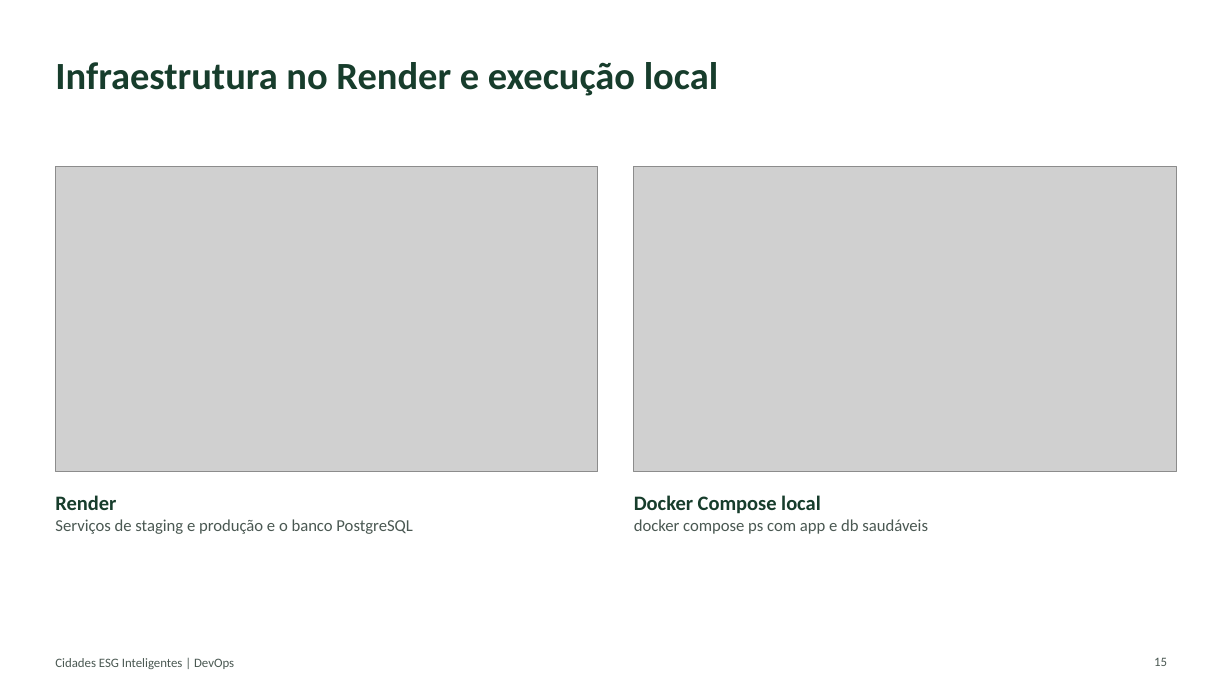
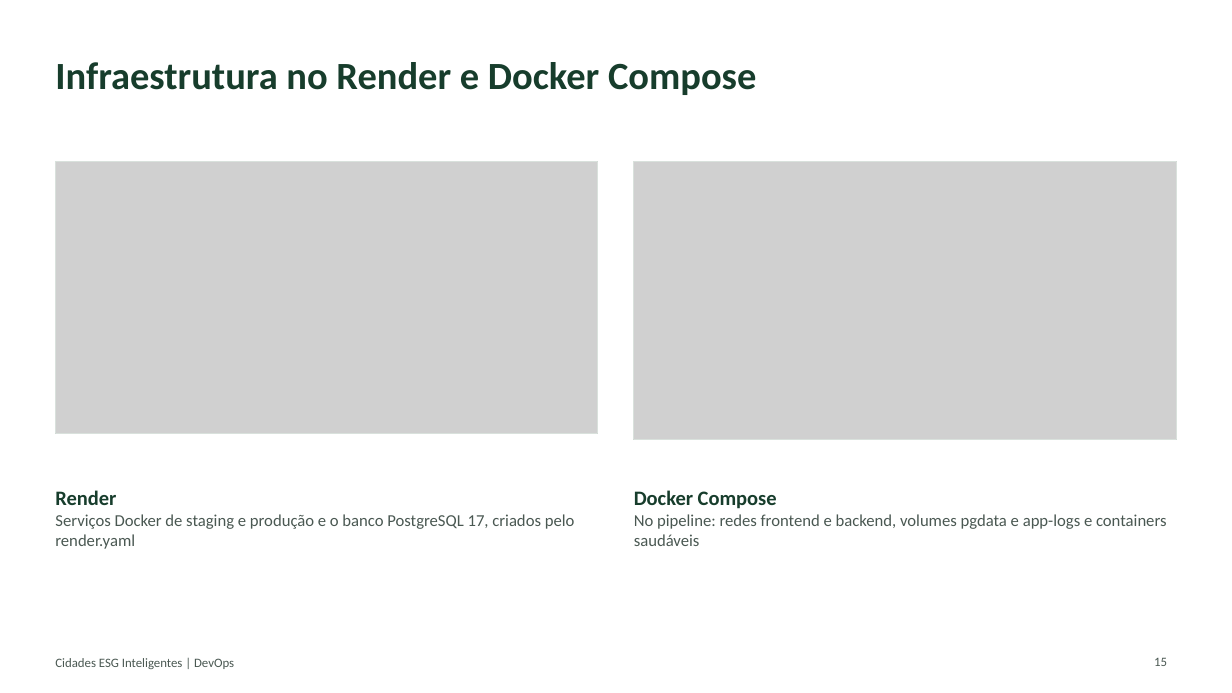
Before and after one commit to Julhaalmeida/cidades-esg-inteligentes, a slide deck: slide 15 of docs/Documentacao-Tecnica-Cidades-ESG.pptx. Drawn at 1232x693 pixels with LibreOffice and Linux fonts; fonts in the diff are those of the drawing; grey boxes stand for pictures. Boxes give left, top, right and bottom in pixels: in the first picture for what was removed or moved away, otherwise in the second. Text is boxed around its words. In the diff, an @@ line names an element or a change of style, - is before the commit and + after.

```diff
--- a/docs/Documentacao-Tecnica-Cidades-ESG.pptx
+++ b/docs/Documentacao-Tecnica-Cidades-ESG.pptx
@@ title at box(55, 62, 756, 95): text changed @@
-Infraestrutura no Render e execução local
+Infraestrutura no Render e Docker Compose
@@ picture: place and size @@
-picture at box(55, 166, 598, 471)
+picture at box(55, 162, 598, 433)
@@ rectangle at box(55, 162, 598, 433): fill #F3F6F4 to none @@
@@ rectangle: place and size @@
-rectangle at box(55, 166, 598, 471)
+rectangle at box(55, 162, 598, 433)
@@ picture: place and size @@
-picture at box(634, 166, 1177, 471)
+picture at box(634, 162, 1177, 439)
@@ rectangle: place and size @@
-rectangle at box(634, 166, 1177, 471)
+rectangle at box(634, 162, 1177, 439)
@@ rectangle at box(634, 162, 1177, 439): fill #F3F6F4 to none @@
@@ text at box(634, 490, 1166, 546): text changed @@
-Docker Compose local
-docker compose ps com app e db saudáveis
+Docker Compose
+No pipeline: redes frontend e backend, volumes pgdata e app-logs e containers saudáveis
@@ text at box(55, 514, 575, 549): text changed @@
-Serviços de staging e produção e o banco PostgreSQL
+Serviços Docker de staging e produção e o banco PostgreSQL 17, criados pelo render.yaml
```
Also in this commit, not shown: 8 other slides changed, 16 other files.
